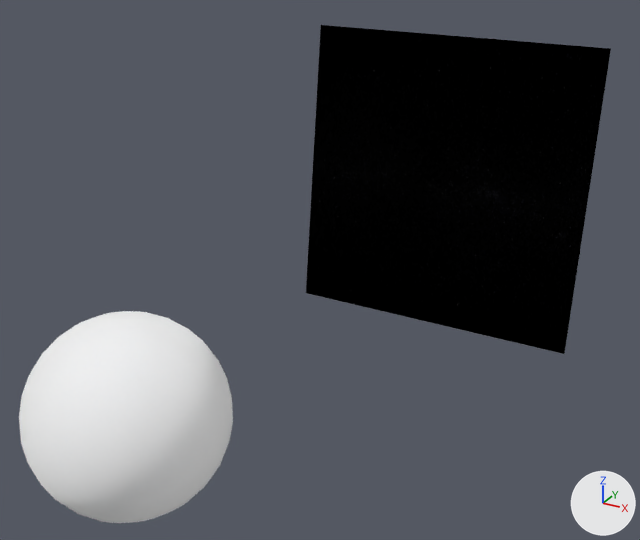
Two versions of the glTF model models/Nastya_umnichka_sdelala_lunu.glb, one commit apart.
Camera for both pictures: a 50 mm camera at (5.11, -5.47, 4.7) aimed at (0.05, 3.72, 0.1). Arrows for +X, +Y and +Z are at lower right; the lights stay in place. The picture after the commit comes second. Where no turn or scale is listed for an object, it has been applied to the vertices.
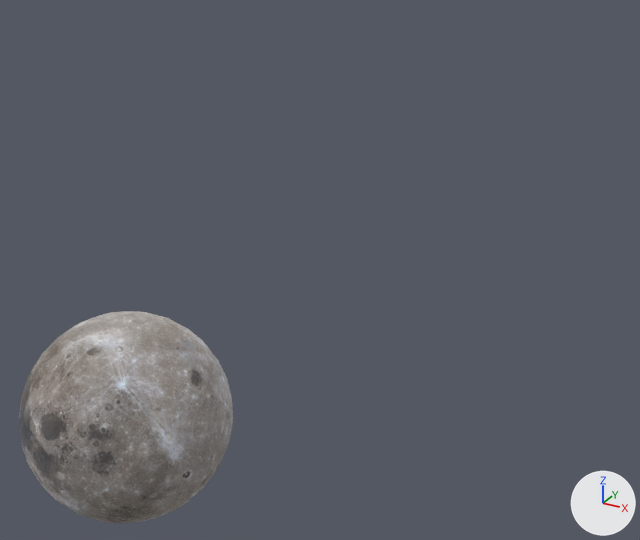
Pixel boxes [x1, y1, x2, y2] of what changed, in the pictures (640 x 540 px):
'Plane', deleted: before [306, 25, 611, 354]
'Sphere', surface changed (white to grey): [19, 311, 233, 523] in both

The change in detail:
Picture 'lroc_color_2k' (img_lroc_color_2k) is new.
In material 'Material.001' (mat_material_001), base_color is no longer (1.0, 1.0, 1.0), white #ffffff.
In material 'Material.001' (mat_material_001), texture is now set to img_lroc_color_2k, with its transparency.
Object 'Plane' (ob_plane) is deleted.
